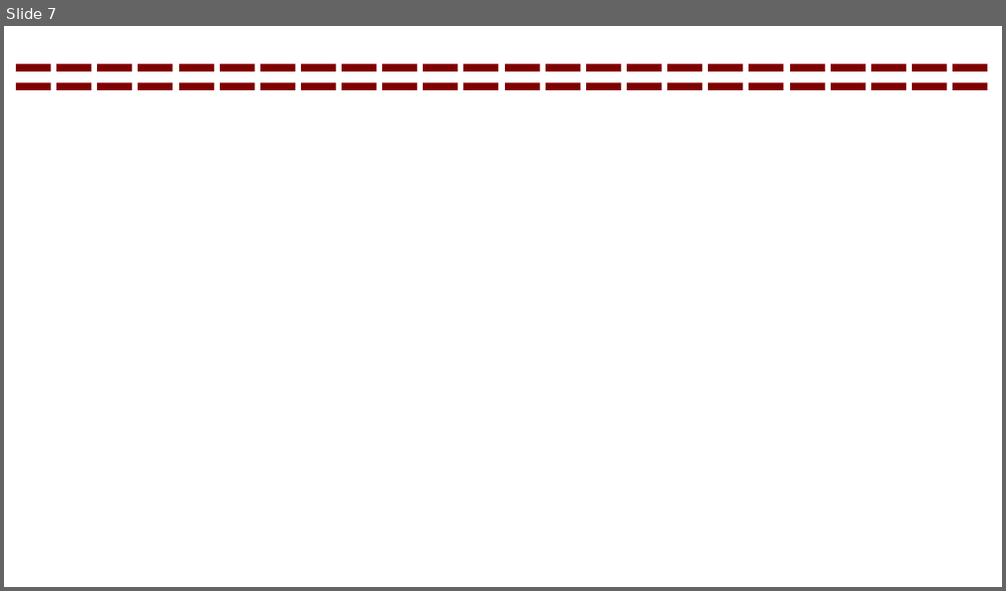
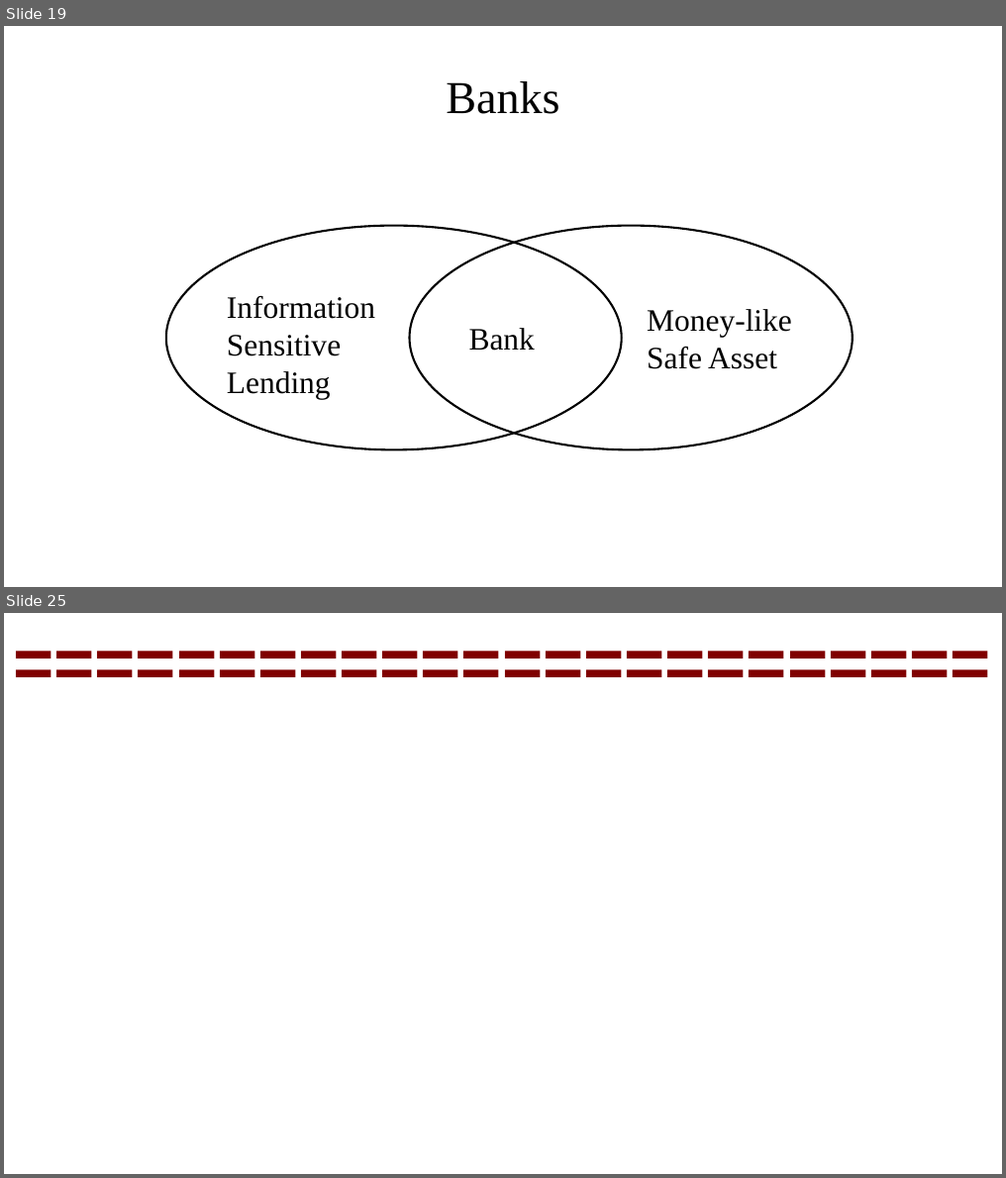
Before and after one commit to braddelong/public-files, a slide deck: future-of-fintech-conference-2020-10-19.pptx. Shown one above the other, each under a label of ours: slide 7 before the commit, slides 19 and 25 after it; the slides between them are not shown. The pictures are 1006x591 and 1006x1178 pixels, drawn with LibreOffice and Linux fonts; fonts in the diff are those of the drawing. Boxes give left, top, right and bottom in pixels: in the first picture for what was removed or moved away, otherwise in the second. Text is boxed around its words. In the diff, an @@ line names an element or a change of style, - is before the commit and + after.

```diff
--- a/future-of-fintech-conference-2020-10-19.pptx
+++ b/future-of-fintech-conference-2020-10-19.pptx
@@ slide 19 added at box(4, 26, 1002, 587), background #FFFFFF @@
@@ title added at box(446, 81, 559, 114), 88 pt, text #000000 @@
+Banks
@@ ellipse added at box(166, 225, 622, 450), outline #000000 4 pt @@
@@ ellipse added at box(409, 225, 851, 450), outline #000000 4 pt @@
@@ text added at box(227, 295, 375, 399), 60 pt, text #000000 @@
+Information Sensitive Lending
@@ text added at box(647, 309, 792, 370), 60 pt, text #000000 @@
+Money-like
+Safe Asset
@@ text added at box(469, 328, 535, 351), 60 pt, text #000000 @@
+Bank
@@ what was slide 7 is now slide 25 @@
```
Also in this commit, not shown: 2 slides changed, 17 other slides added, 1 other file.
